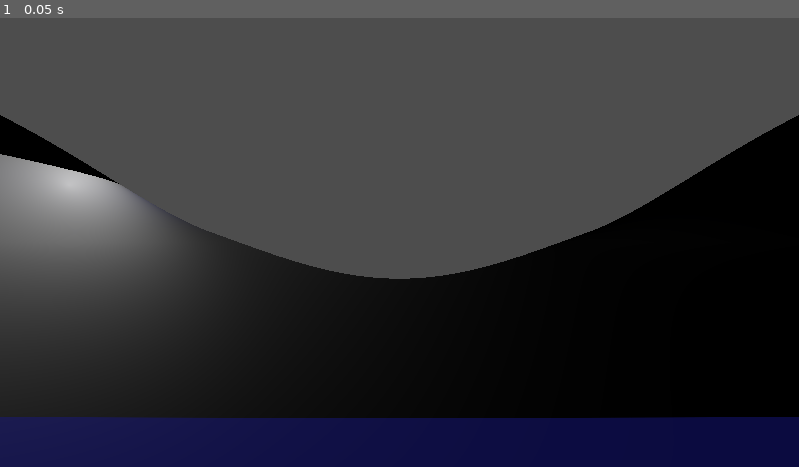
Above: before the commit, frame 1.
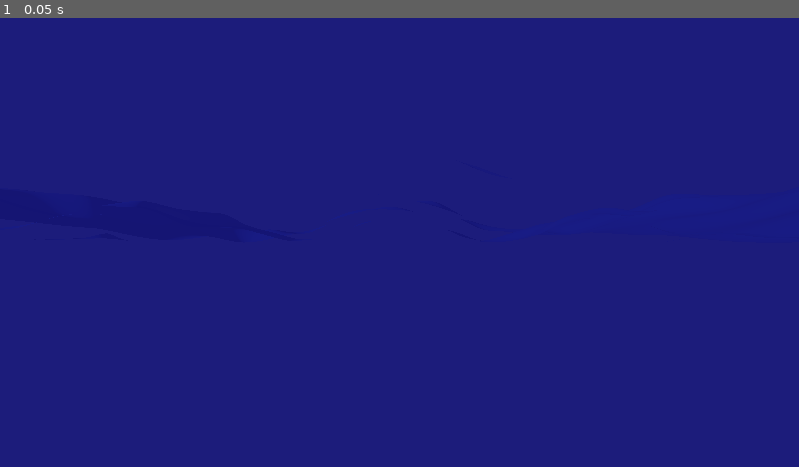
Above: after the commit, the same moment.

Repository: bardunbar/breathe_jam
Game: Godot game, scene res://screens/waterline_gym/waterline_gym.tscn
The game is run twice, just before and just after one commit, with the same random seed, the same clock (stepped at 60 frames per second) and the same inputs. This scene is started directly instead of the project's main scene.
Inputs:
- Up to frame 1 (0.05 s): no input

The runs differ from the first frame. In frame 1, 100% of the frame differs, in the area x 0-100%, y 0-100%.

Commit message:
Updates to water rendering

Diff:
--- a/project/project.godot
+++ b/project/project.godot
@@ -29,4 +29,6 @@
 
 [rendering]
 
+renderer/rendering_method="gl_compatibility"
+renderer/rendering_method.mobile="gl_compatibility"
 textures/vram_compression/import_etc2_astc=true
--- a/project/screens/waterline_gym/underwater_postprocess.gdshader
+++ b/project/screens/waterline_gym/underwater_postprocess.gdshader
@@ -22,15 +22,14 @@
 }
 
 float fbm(vec2 x) {
-  float height = 0.0;
-  float amplitude = 0.5;
-  float frequency = 3.0;
-  for (int i = 0; i < 6; i++){
-    height += noise(x * frequency) * amplitude;
-    amplitude *= 0.5;
-    frequency *= 2.0;
-  }
-  return height;
+	float height = 0.0;
+	float amplitude = 0.75;
+	float frequency = 0.50;
+	float wave_height = 0.7f;
+	float wave_length = 0.50f;
+	height += noise((x + (TIME * -0.1)) * frequency) * amplitude;
+	height += cos(x.x * wave_length + TIME) * wave_height;
+	return height;
 }
 
 void vertex() {
@@ -56,12 +55,13 @@
 	vec4 world_clip = INV_VIEW_MATRIX * INV_PROJECTION_MATRIX * vec4(clip, 1.0);
 
 
-	float height = (test(world_clip.xz * 0.05f) * 20.f) + 0.4f;
 	vec4 world_frag = INV_VIEW_MATRIX * vec4(VERTEX, 1.f);
 	vec3 world_position = world.xyz / world.w;
+	vec3 world_clip_position = world_clip.xyz / world_clip.w;
+	float height = fbm(world_clip_position.xz);
 
 
-	float below_water_mask = 1.f - clamp((world_clip.y - height), 0.f, 0.001f) * 1000.f;
+	float below_water_mask = 1.f - clamp((world_clip_position.y - height), 0.f, 0.004f) * 250.f;
 	//float below_water_mask = clamp((world_clip.y), 0.f, 0.001f) * 1000.f;
 	//float below_water_mask = (1.f - clamp((world_clip.y) * 1000.f, 0.f, 1.f));
 	//float below_water_mask = 1.f - clamp((world_clip.y), 0.f, 1.f);
@@ -70,8 +70,8 @@
 	//ALBEDO.rgb = vec3(fract(linear_depth));
 
 	ALBEDO.rgb = vec3(0.1f, 0.1f, 0.5f);
-	//ALBEDO.rgb = world_position.xyz;
-	ALPHA = below_water_mask * 0.5f;
+	//ALBEDO.rgb = world_eclip_position.xyz;
+	ALPHA = below_water_mask * 0.9f;
 }
 
 //void light() {
--- a/project/screens/waterline_gym/water_surface.gdshader
+++ b/project/screens/waterline_gym/water_surface.gdshader
@@ -20,32 +20,36 @@
 }
 
 float fbm(vec2 x) {
-  float height = 0.0;
-  float amplitude = 0.5;
-  float frequency = 3.0;
-  for (int i = 0; i < 6; i++){
-    height += noise(x * frequency) * amplitude;
-    amplitude *= 0.5;
-    frequency *= 2.0;
-  }
-  return height;
+	float height = 0.0;
+	float amplitude = 0.75;
+	float frequency = 0.50;
+	float wave_height = 0.7f;
+	float wave_length = 0.50f;
+	height += noise((x + (TIME * -0.1)) * frequency) * amplitude;
+	height += cos(x.x * wave_length + TIME) * wave_height;
+	return height;
 }
 
 void vertex() {
 	// Called for every vertex the material is visible on.
-	float height = test((VERTEX.xz));
+	float height = fbm((VERTEX.xz));
 	//float height = fbm((VERTEX.xz * 0.5) + (TIME * 0.1f));
 	VERTEX.y += height;
-	COLOR.rgb = vec3(0.1f, 0.2f, 1.f) * height;
+	//COLOR.rgb = vec3(0.1f, 0.4f, 1.f) * clamp(height + 0.5f, 0.0f, 1.f);
+	COLOR.rgb = vec3(0.1f, 0.4f, 1.f);
 
-	//vec2 e = vec2(0.01, 0.0);
-	//vec3 normal = normalize(vec3(fbm(VERTEX.xz - e) - fbm(VERTEX.xz + e), 2.0 * e.x, fbm(VERTEX.xz - e.yx) - fbm(VERTEX.xz + e.yx)));
-	//NORMAL = normal;
+	vec2 e = vec2(0.01f, 0.0f);
+	vec3 normal = normalize(vec3(fbm(VERTEX.xz - e) - fbm(VERTEX.xz + e), 2.0 * e.x, fbm(VERTEX.xz - e.yx) - fbm(VERTEX.xz + e.yx)));
+	//COLOR.r = normal.x;
+	//COLOR.gb = vec2(0.f, 0.f);
+	NORMAL = normal;
 }
 
 void fragment() {
 	// Called for every pixel the material is visible on.
 	ALBEDO = COLOR.rgb;
+	//ALBEDO = vec3(dot(vec3(0.f, 1.f, 0.f), NORMAL), 1.f, 1.f);
+	ALPHA = clamp(dot(vec3(0.f, 1.f, 0.f), NORMAL), 0.2f, 0.95f);
 }
 
 //void light() {
--- a/project/screens/waterline_gym/waterline_gym.tscn
+++ b/project/screens/waterline_gym/waterline_gym.tscn
@@ -14,19 +14,20 @@
 
 [sub_resource type="BoxMesh" id="BoxMesh_ry1sk"]
 
-[sub_resource type="ShaderMaterial" id="ShaderMaterial_glvk8"]
+[sub_resource type="ShaderMaterial" id="ShaderMaterial_g1n6r"]
 render_priority = 0
 shader = ExtResource("2_g1n6r")
 shader_parameter/height_scale = 0.5
 
-[sub_resource type="PlaneMesh" id="PlaneMesh_ry1sk"]
-material = SubResource("ShaderMaterial_glvk8")
-subdivide_width = 128
-subdivide_depth = 128
+[sub_resource type="PlaneMesh" id="PlaneMesh_glvk8"]
+material = SubResource("ShaderMaterial_g1n6r")
+subdivide_width = 256
+subdivide_depth = 256
 
 [node name="WaterlineGym" type="Node3D" unique_id=296911887]
 
 [node name="Camera3D" type="Camera3D" parent="." unique_id=268894357]
+transform = Transform3D(1, 0, 0, 0, 1, 0, 0, 0, 1, 0.48786807, -0.65556395, -3.5970998)
 
 [node name="Underwater_PostProcess" type="MeshInstance3D" parent="Camera3D" unique_id=791733948]
 extra_cull_margin = 16384.0
@@ -34,12 +35,15 @@
 skeleton = NodePath("../..")
 
 [node name="MeshInstance3D" type="MeshInstance3D" parent="." unique_id=1346168638]
-transform = Transform3D(1, 0, 0, 0, 1, 0, 0, 0, 1, 7.355379, 0.040837467, -0.2863624)
+transform = Transform3D(1, 0, 0, 0, 1, 0, 0, 0, 1, 3.9492998, 0.5025551, -0.2863624)
 mesh = SubResource("BoxMesh_ry1sk")
 
 [node name="Surface" type="MeshInstance3D" parent="." unique_id=151077046]
-transform = Transform3D(-3.4215753, 0, 0, 0, 1.2382214, -2.4327056e-07, 0, 1.08248756e-07, 2.782691, 0, 0.020233274, 0.012524128)
-mesh = SubResource("PlaneMesh_ry1sk")
+transform = Transform3D(19.803347, 0, 0, 0, 0.02775236, 0, 0, 0, 23.932873, 0, -0.02, 0)
+mesh = SubResource("PlaneMesh_glvk8")
 
 [node name="OmniLight3D" type="OmniLight3D" parent="." unique_id=1722726410]
-transform = Transform3D(1, 0, 0, 0, 1, 0, 0, 0, 1, -2.566047, 0.44596362, -2.2715495)
+transform = Transform3D(1, 0, 0, 0, 1, 0, 0, 0, 1, -38.288303, 1.2972867, 1.5975139)
+
+[node name="DirectionalLight3D" type="DirectionalLight3D" parent="." unique_id=986255852]
+transform = Transform3D(0.57614344, -0.31310534, -0.7549993, 0.53733766, 0.84114265, 0.06121504, 0.61589533, -0.44095826, 0.6528622, 0, 0, 0)
